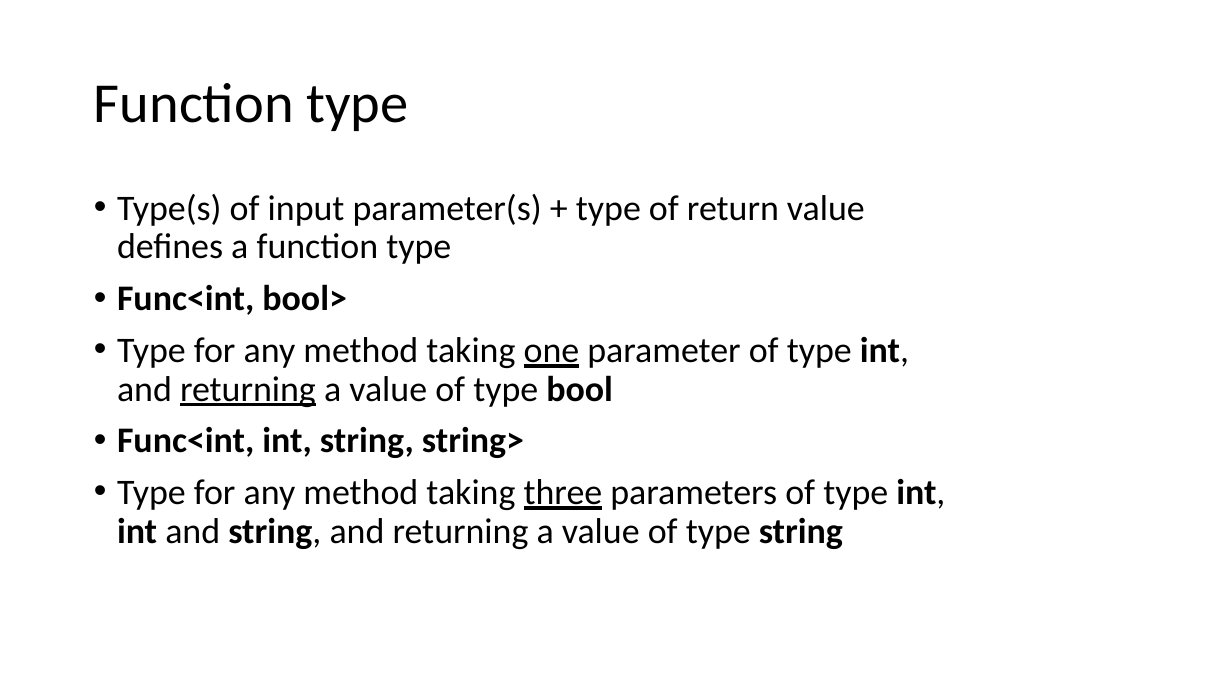
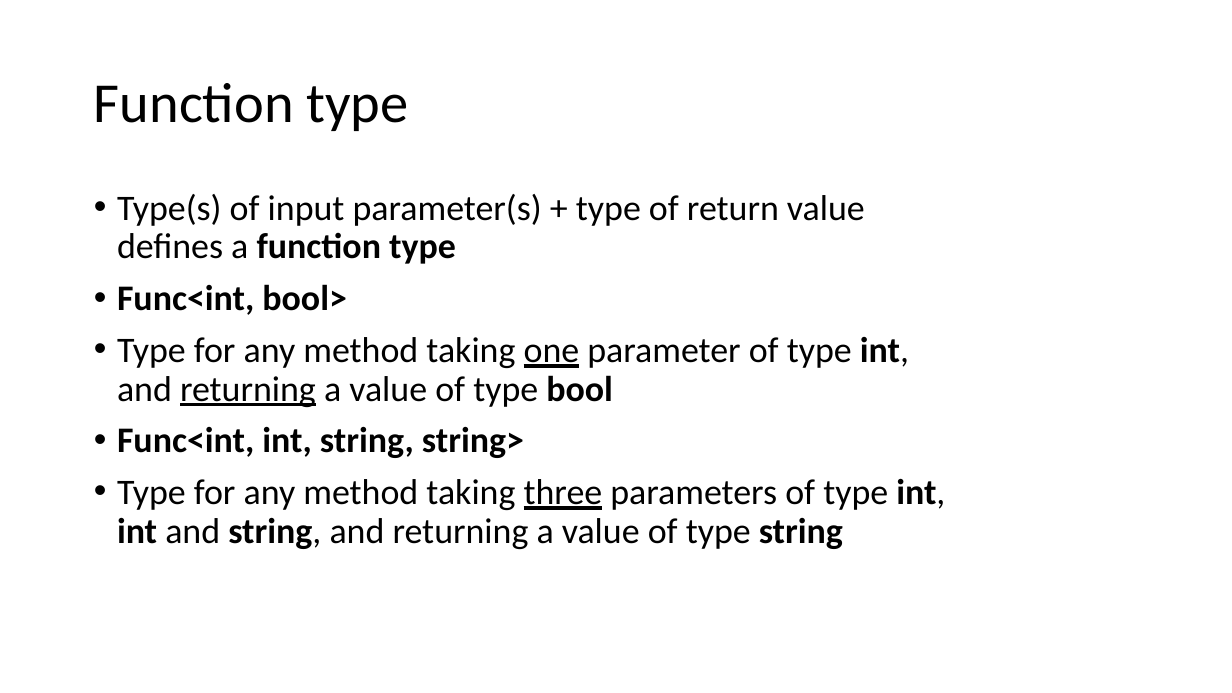
Before and after one commit to perl-easj/OOProg, a slide deck: slide 12 of Chap/OOProg02/Presentations/FuncAsParam.pptx. Drawn at 1232x693 pixels with LibreOffice and Linux fonts; fonts in the diff are those of the drawing. Boxes give left, top, right and bottom in pixels: in the first picture for what was removed or moved away, otherwise in the second. Text is boxed around its words. In the diff, an @@ line names an element or a change of style, - is before the commit and + after.

```diff
--- a/Chap/OOProg02/Presentations/FuncAsParam.pptx
+++ b/Chap/OOProg02/Presentations/FuncAsParam.pptx
@@ text at [117,194,865,264]: bold on in "function type" @@
```
Also in this commit, not shown: 4 other slides changed, 2 slides added, 5 other files.
